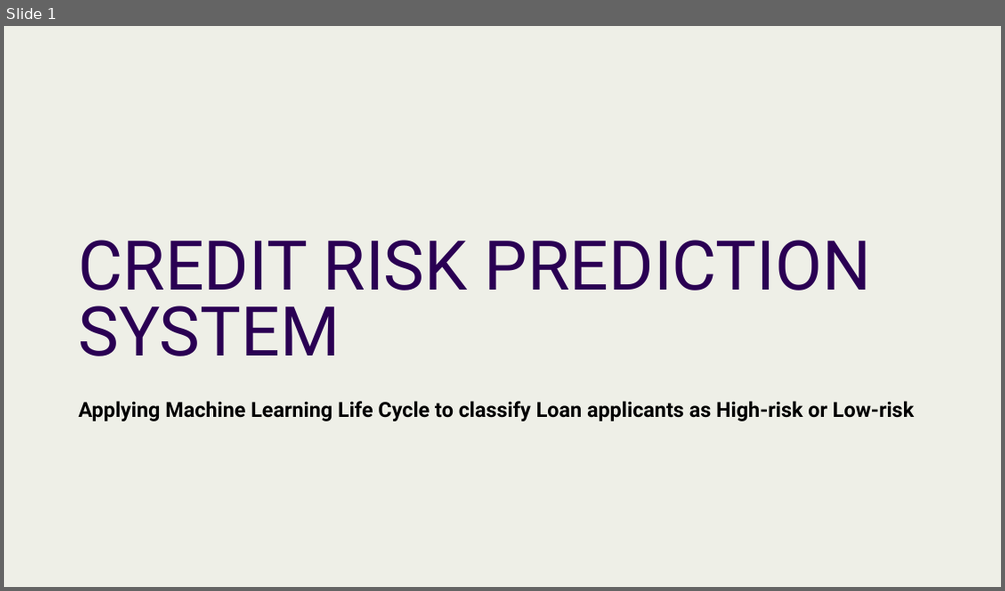
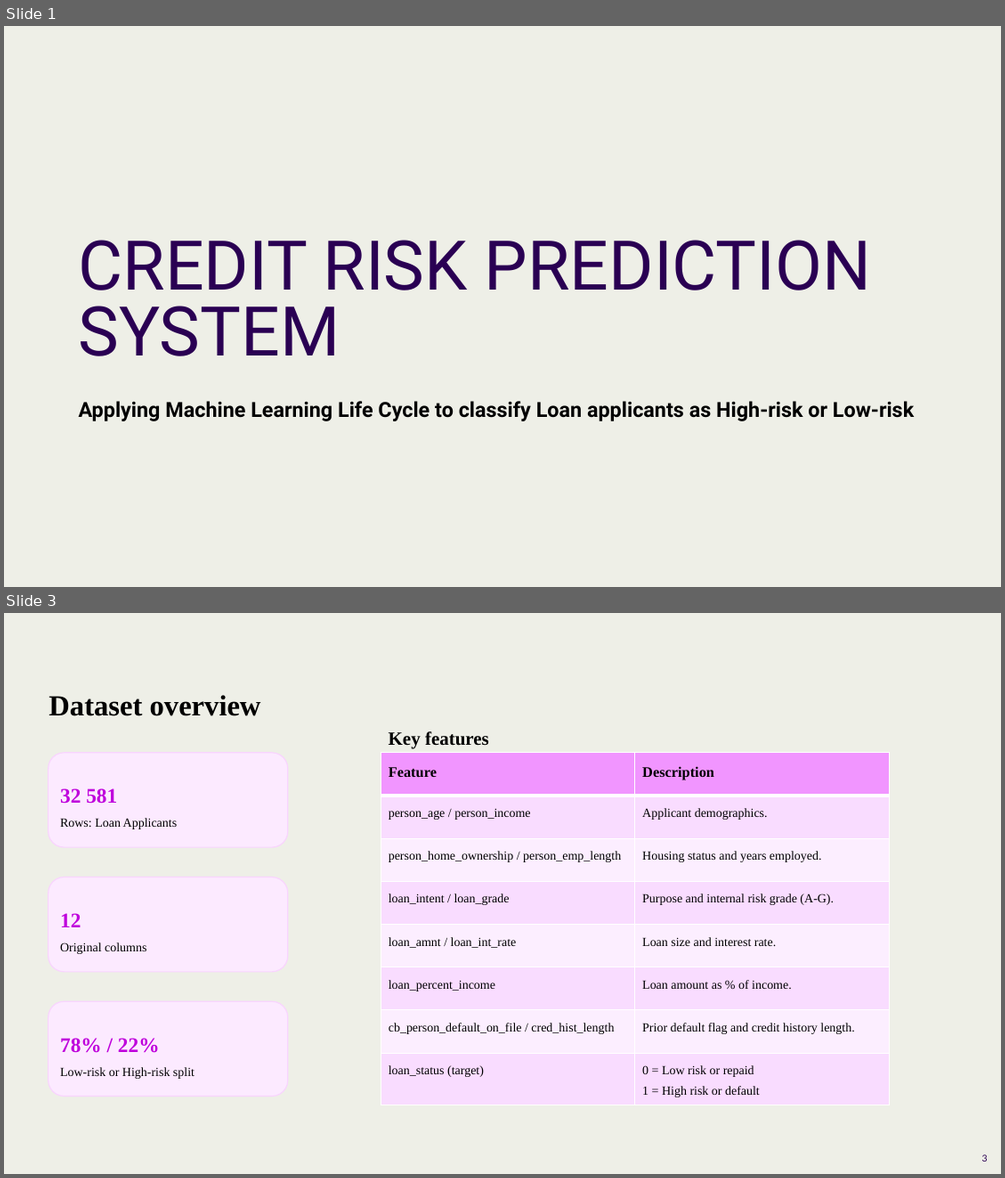
Before and after one commit to Thembelihle-tech/Credit-Risk-Prediction, a slide deck: Credit Risk Prediction System.pptx. Shown one above the other, each under a label of ours: slide 1 before the commit, slides 1 and 3 after it; the slides between them are not shown. The pictures are 1005x591 and 1005x1178 pixels, drawn with LibreOffice and Linux fonts; fonts in the diff are those of the drawing; background and template pictures are left out. Boxes give left, top, right and bottom in pixels: in the first picture for what was removed or moved away, otherwise in the second. Text is boxed around its words. In the diff, an @@ line names an element or a change of style, - is before the commit and + after.

```diff
--- a/Credit Risk Prediction System.pptx
+++ b/Credit Risk Prediction System.pptx
@@ slide 3 added at box(4, 613, 1001, 1174), background picture (left out) @@
@@ title added at box(48, 695, 261, 716), 28 pt, text #000000, bold @@
+Dataset overview
@@ text added at box(388, 731, 489, 748), 18 pt, text #000000, bold @@
+Key features
@@ rounded rectangle added at box(48, 753, 287, 848), fill #FCEAFF, outline #F9D4FF 1 pt, 12 pt, text #000000 @@
+32 581
+Rows: Loan Applicants
@@ table added at box(380, 753, 890, 1103), 8 rows, 2 columns @@
+Feature | Description
+person_age / person_income | Applicant demographics.
+person_home_ownership / person_emp_length | Housing status and years employed.
+loan_intent / loan_grade | Purpose and internal risk grade (A-G).
+loan_amnt / loan_int_rate | Loan size and interest rate.
+loan_percent_income | Loan amount as % of income.
+cb_person_default_on_file / cred_hist_length | Prior default flag and credit history length.
+loan_status (target) | 0 = Low risk or repaid / 1 = High risk or default
@@ rounded rectangle added at box(48, 877, 287, 972), fill #FCEAFF, outline #F9D4FF 1 pt, 12 pt, text #000000 @@
+12
+Original columns
@@ rounded rectangle added at box(48, 1001, 287, 1096), fill #FCEAFF, outline #F9D4FF 1 pt, 12 pt, text #000000 @@
+78% / 22%
+Low-risk or High-risk split
@@ page number added at box(982, 1154, 987, 1161), 9 pt, text #2A0053 @@
+3
```
Also in this commit, not shown: 5 other slides added, 1 slide removed, 5 other files.
